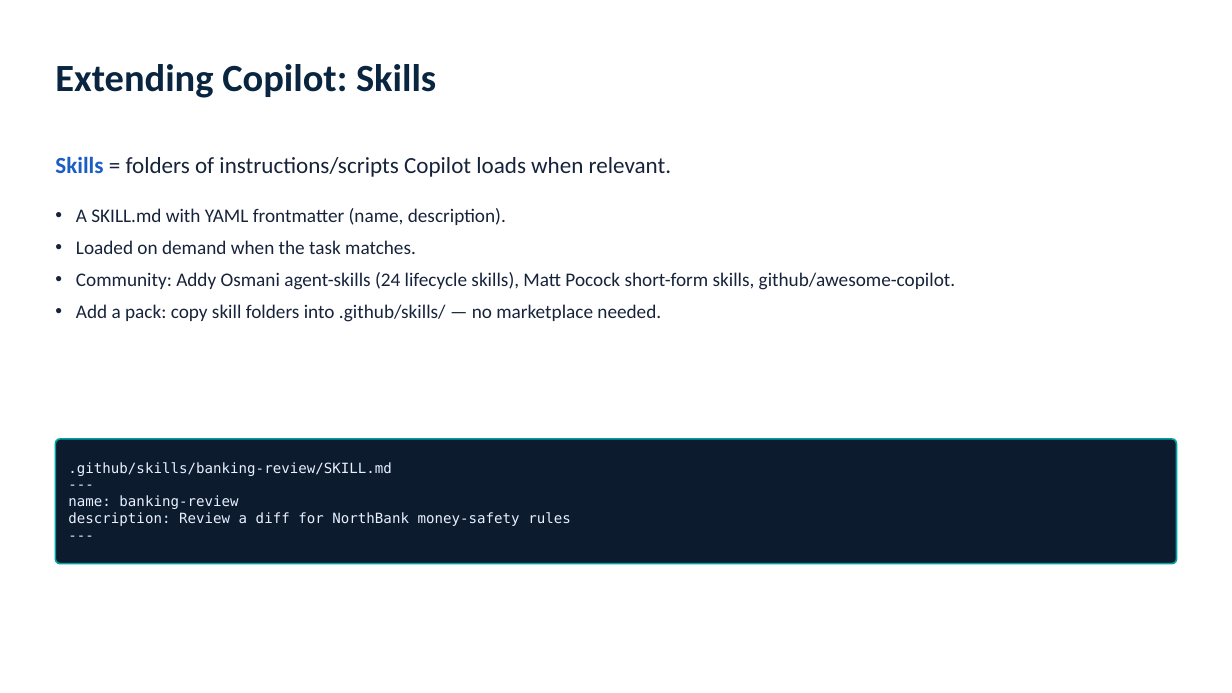
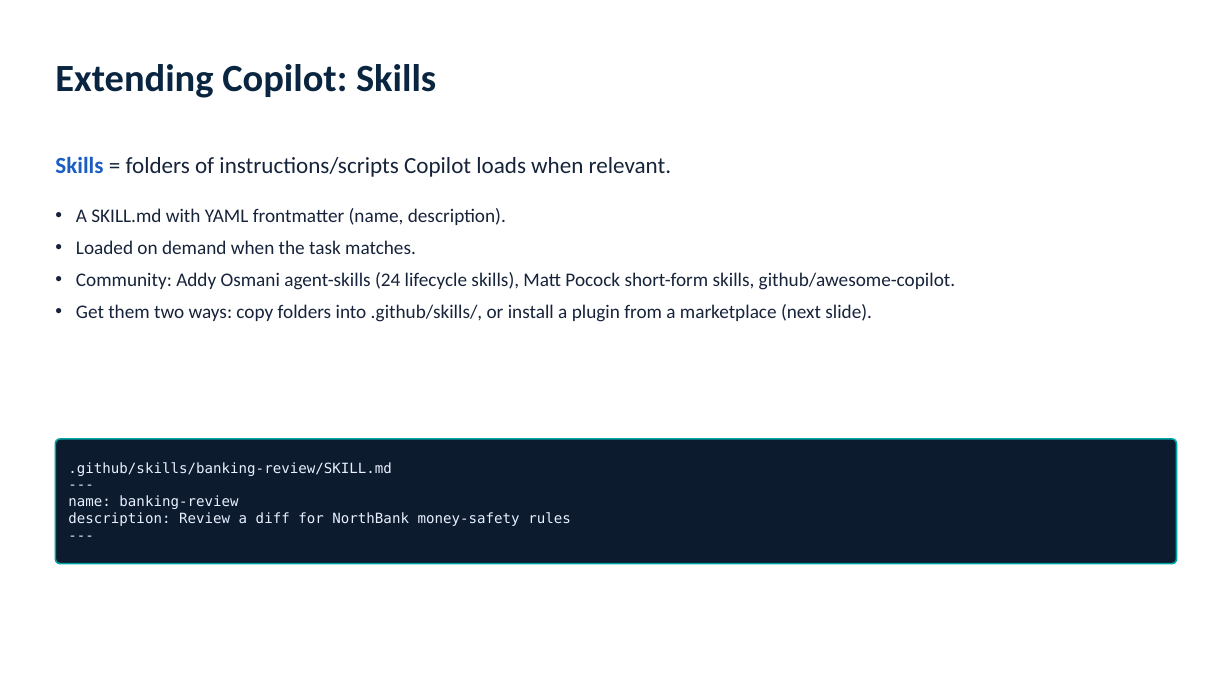
Before and after one commit to amilos/agentic-coding-101, a slide deck: slide 10 of slides/agentic-coding-101.pptx. Drawn at 1232x693 pixels with LibreOffice and Linux fonts; fonts in the diff are those of the drawing. Boxes give left, top, right and bottom in pixels: in the first picture for what was removed or moved away, otherwise in the second. Text is boxed around its words. In the diff, an @@ line names an element or a change of style, - is before the commit and + after.

```diff
--- a/slides/agentic-coding-101.pptx
+++ b/slides/agentic-coding-101.pptx
@@ text at (x1=76, y1=304, x2=872, y2=322): text changed @@
-• Add a pack: copy skill folders into .github/skills/ — no marketplace needed.
+• Get them two ways: copy folders into .github/skills/, or install a plugin from a marketplace (next slide).
```
Also in this commit, not shown: 1 other slide changed, 5 other files.
